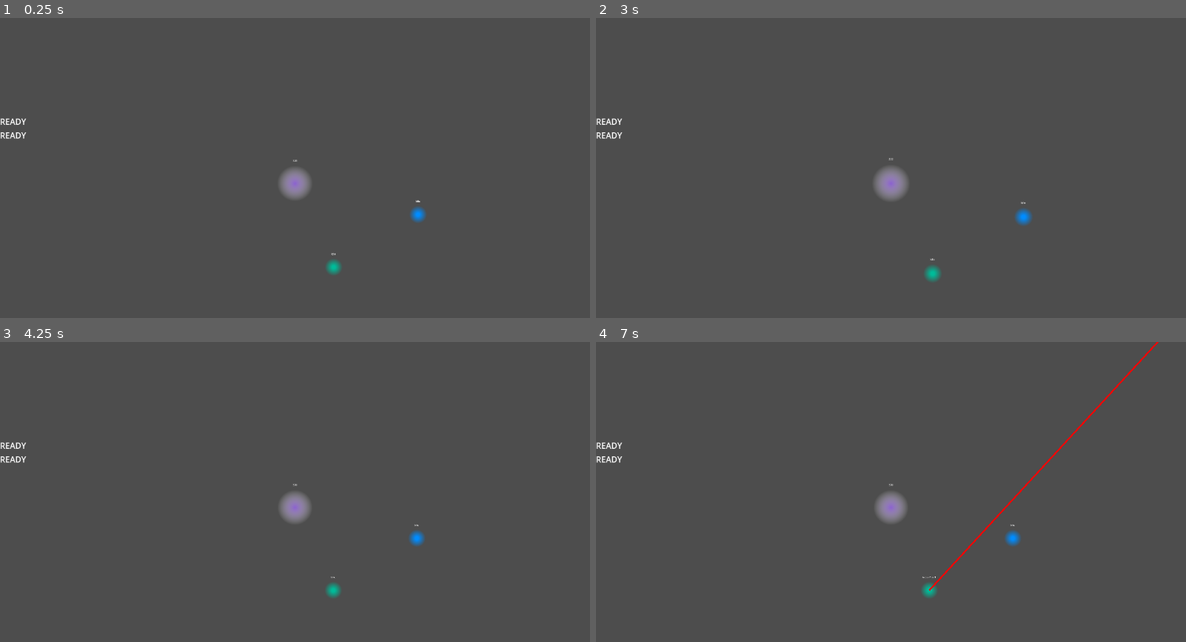
Above: before the commit, frames 1-4 (two rows, left to right).
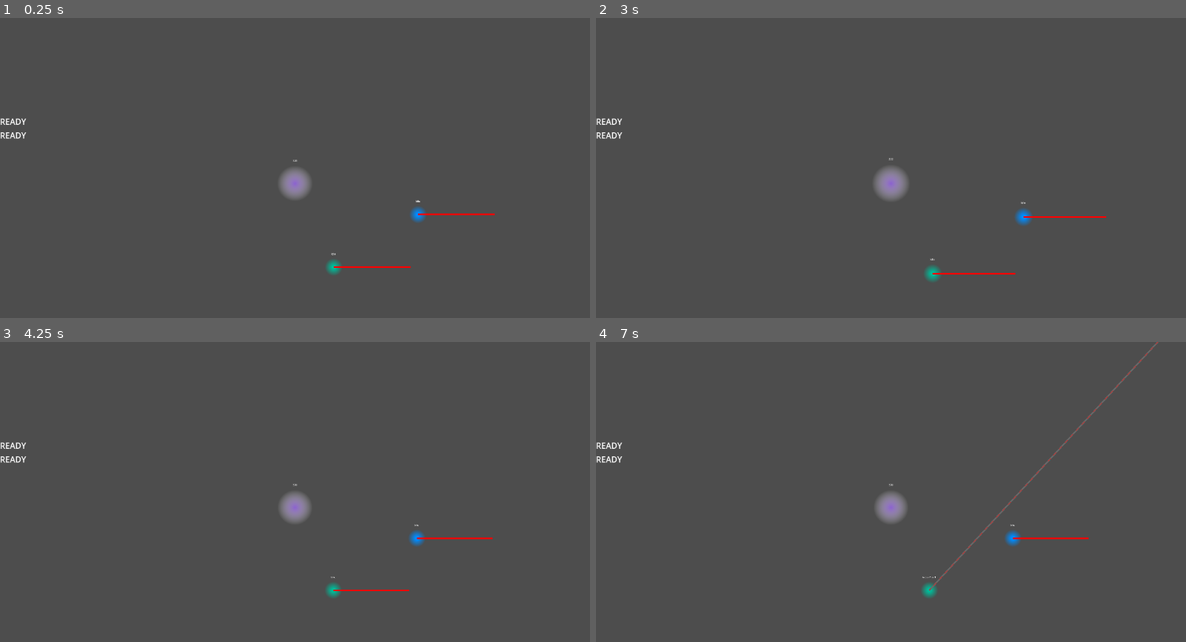
Above: after the commit, the same moments.

Repository: dwlee0802/ProbabilityShooter
Game: Godot game, scene res://Scenes/game.tscn
Same seed, same stepped clock (60 frames per second), same inputs: the game is played once before the commit and once after it.
Inputs (mouse positions are in pixels of both pictures, inside the frame that each line leads up to):
- Up to frame 1 (0.25 s): no input
- Up to frame 2 (3 s): tap Enter at 0.5, 2 s; move the mouse to (1020, 168) at 0.52 s; click (1020, 168) at 0.6 s; tap Space at 1.25, 2.75 s; move the mouse to (773, 201) at 1.27 s; click (773, 201) at 1.35 s; move the mouse to (950, 111) at 2.02 s; tap Middle mouse button (camera_pan) at 2.1 s; click (950, 111) at 2.3 s; move the mouse to (861, 249) at 2.77 s; tap Mouse wheel up (camera_zoom_in) at 2.85 s
- Up to frame 3 (4.25 s): click (265, 573) at 3.05 s; tap Enter at 3.5 s; move the mouse to (472, 558) at 3.52 s; tap Mouse wheel down (camera_zoom_out) at 3.6 s; click (472, 558) at 3.8 s
- Up to frame 4 (7 s): tap Space at 4.25 s; move the mouse to (714, 459) at 4.27 s; right-click (714, 459) at 4.35 s; click (714, 459) at 4.55 s; move the mouse to (920, 507) at 5.02 s; tap 4 (select_unit_four) at 5.1 s; click (920, 507) at 5.3 s; move the mouse to (802, 426) at 5.77 s; tap 1 (select_unit_one) at 5.85 s; click (802, 426) at 6.05 s; move the mouse to (1020, 492) at 6.52 s; tap 3 (select_unit_three) at 6.6 s; click (1020, 492) at 6.8 s

The runs differ from the first frame. In frame 1, 0.2% of the frame differs, in the area x 56-84%, y 65-84%; in frame 2, 0.1%; in frame 3, 0.2%; in frame 4, 0.5%, in the area x 56-96%, y 0-84%.

Commit message:
Aim progress animation to attack line.

Diff:
--- a/Scenes/States/attack_state.gd
+++ b/Scenes/States/attack_state.gd
@@ -20,14 +20,17 @@
 	super()
 	parent.state_label.text = "Action1"
 	mouse_position = parent.get_local_mouse_position()
-	timer.start(wait_time)
+	timer.start(parent.action_one_aim_time)
 	parent.aim_line.default_color = parent.disabled_color
 	parent.attack_line.visible = true
 	parent.attack_line.set_point_position(1, parent.get_local_mouse_position().normalized() * 10000)
+	parent.attack_line_anim.speed_scale = parent.action_one_aim_time
+	parent.attack_line_anim.play("aim_animation")
 
 func exit() -> void:
 	super()
 	parent.attack_line.visible = false
+	parent.attack_line_anim.play("RESET")
 
 func process_input(_event: InputEvent) -> State:
 	if Input.is_action_just_pressed("ui_cancel"):
@@ -52,6 +55,7 @@
 		bullet.global_position = parent.global_position
 
 		get_tree().root.add_child(bullet)
+
 		return idle_state
 
 	return null
--- a/Scenes/player_unit.gd
+++ b/Scenes/player_unit.gd
@@ -16,6 +16,8 @@
 @export
 var action_one_available: bool = true
 @export
+var action_one_aim_time: float = 1
+@export
 var action_one_reload_time: float = 1
 @onready
 var action_one_reload_timer: Timer = $ActionOneReloadTimer
@@ -32,6 +34,8 @@
 var aim_line: Line2D = $AimLine
 @onready
 var attack_line: Line2D = $AttackLine
+@onready
+var attack_line_anim: AnimationPlayer = $AttackLine/AnimationPlayer
 
 
 func _ready() -> void:
--- a/Scenes/player_unit.tscn
+++ b/Scenes/player_unit.tscn
@@ -21,6 +21,42 @@
 
 [sub_resource type="CircleShape2D" id="CircleShape2D_pbu37"]
 radius = 64.0
+
+[sub_resource type="Animation" id="Animation_nwfdx"]
+resource_name = "aim_animation"
+tracks/0/type = "value"
+tracks/0/imported = false
+tracks/0/enabled = true
+tracks/0/path = NodePath("AttackLine:width")
+tracks/0/interp = 1
+tracks/0/loop_wrap = true
+tracks/0/keys = {
+"times": PackedFloat32Array(0, 1),
+"transitions": PackedFloat32Array(1, 1),
+"update": 0,
+"values": [15.0, 0.0]
+}
+
+[sub_resource type="Animation" id="Animation_t56vo"]
+length = 0.001
+tracks/0/type = "value"
+tracks/0/imported = false
+tracks/0/enabled = true
+tracks/0/path = NodePath("AttackLine:width")
+tracks/0/interp = 1
+tracks/0/loop_wrap = true
+tracks/0/keys = {
+"times": PackedFloat32Array(0),
+"transitions": PackedFloat32Array(1),
+"update": 0,
+"values": [10.0]
+}
+
+[sub_resource type="AnimationLibrary" id="AnimationLibrary_7runw"]
+_data = {
+"RESET": SubResource("Animation_t56vo"),
+"aim_animation": SubResource("Animation_nwfdx")
+}
 
 [node name="PlayerUnit" type="CharacterBody2D"]
 collision_layer = 0
@@ -72,13 +108,19 @@
 one_shot = true
 
 [node name="AimLine" type="Line2D" parent="."]
+visible = false
 points = PackedVector2Array(0, 0, 100, 0)
 antialiased = true
 
 [node name="AttackLine" type="Line2D" parent="."]
-visible = false
-points = PackedVector2Array(0, 0, 100, 0)
+points = PackedVector2Array(0, 0, 500, 0)
 antialiased = true
+
+[node name="AnimationPlayer" type="AnimationPlayer" parent="AttackLine"]
+root_node = NodePath("../..")
+libraries = {
+"": SubResource("AnimationLibrary_7runw")
+}
 
 [node name="ActionOneReloadTimer" type="Timer" parent="."]
 process_callback = 0
Not shown: 1 places in Scenes/player_unit.tscn that only renumber resources
